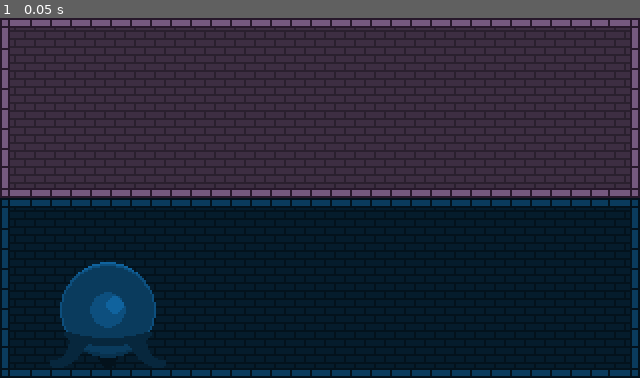
Above: before the commit, frame 1.
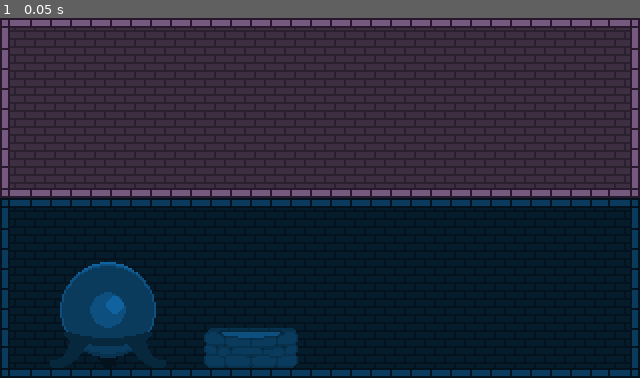
Above: after the commit, the same moment.

Repository: Rowan-Maynor/Incremental-Game
Game: Godot game, scene res://game.tscn
Two runs of this game, one before a commit and one after it. Both use one fixed random seed, a clock stepped at 60 frames per second and the inputs below.
Inputs:
- Up to frame 1 (0.05 s): no input

The runs differ from the first frame. In frame 1, 1.6% of the frame differs, in the area x 31-47%, y 86-98%.

Commit message:
Add mana_well sprite

Diff:
--- a/incremental-game/game.tscn
+++ b/incremental-game/game.tscn
@@ -5,6 +5,7 @@
 [ext_resource type="Texture2D" uid="uid://yarmrjq5muem" path="res://assets/floor_1/orb.png" id="3_7jktm"]
 [ext_resource type="Texture2D" uid="uid://b23lh8ljgg0wp" path="res://assets/floor_2/border_purple.png" id="3_fc0e3"]
 [ext_resource type="Texture2D" uid="uid://b0pgadmedgmii" path="res://assets/floor_2/brick_pattern_purple.png" id="4_fc0e3"]
+[ext_resource type="Texture2D" uid="uid://b7ku2se6f0iwg" path="res://assets/floor_1/mana_well.png" id="4_ryrav"]
 
 [node name="Game" type="Node2D" unique_id=2053109548]
 
@@ -15,7 +16,7 @@
 offset_bottom = 40.0
 
 [node name="border" type="TextureRect" parent="floor_1" unique_id=301586752]
-z_index = 1
+z_index = 2
 layout_mode = 0
 offset_top = 90.0
 offset_right = 320.0
@@ -58,6 +59,11 @@
 position = Vector2(54, 135)
 texture = ExtResource("3_7jktm")
 
+[node name="mana_well" type="Sprite2D" parent="floor_1" unique_id=600959075]
+z_index = 1
+position = Vector2(126, 165)
+texture = ExtResource("4_ryrav")
+
 [node name="floor_2" type="Control" parent="." unique_id=1436673272]
 layout_mode = 3
 anchors_preset = 0
Binary file added: incremental-game/assets/floor_1/mana_well.aseprite
Binary file added: incremental-game/assets/floor_1/mana_well.png
Not shown, added: incremental-game/assets/floor_1/mana_well.png.import
